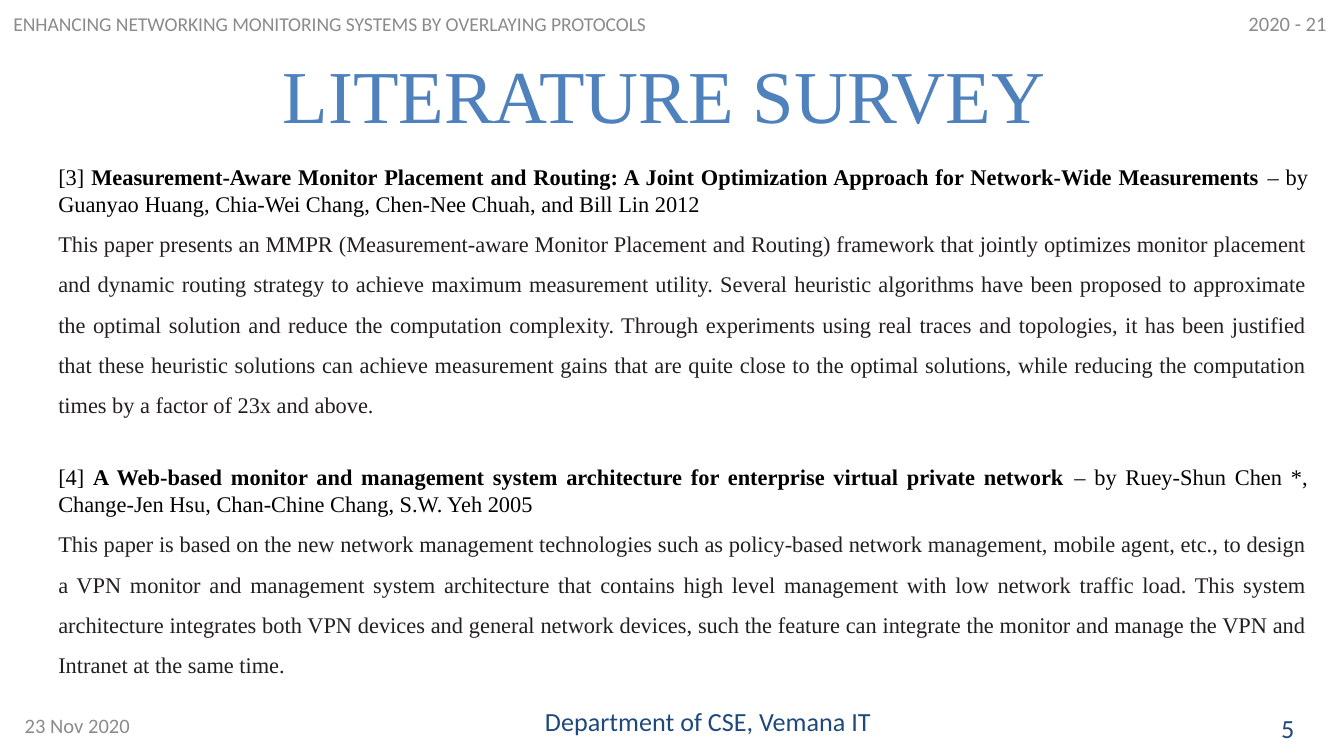
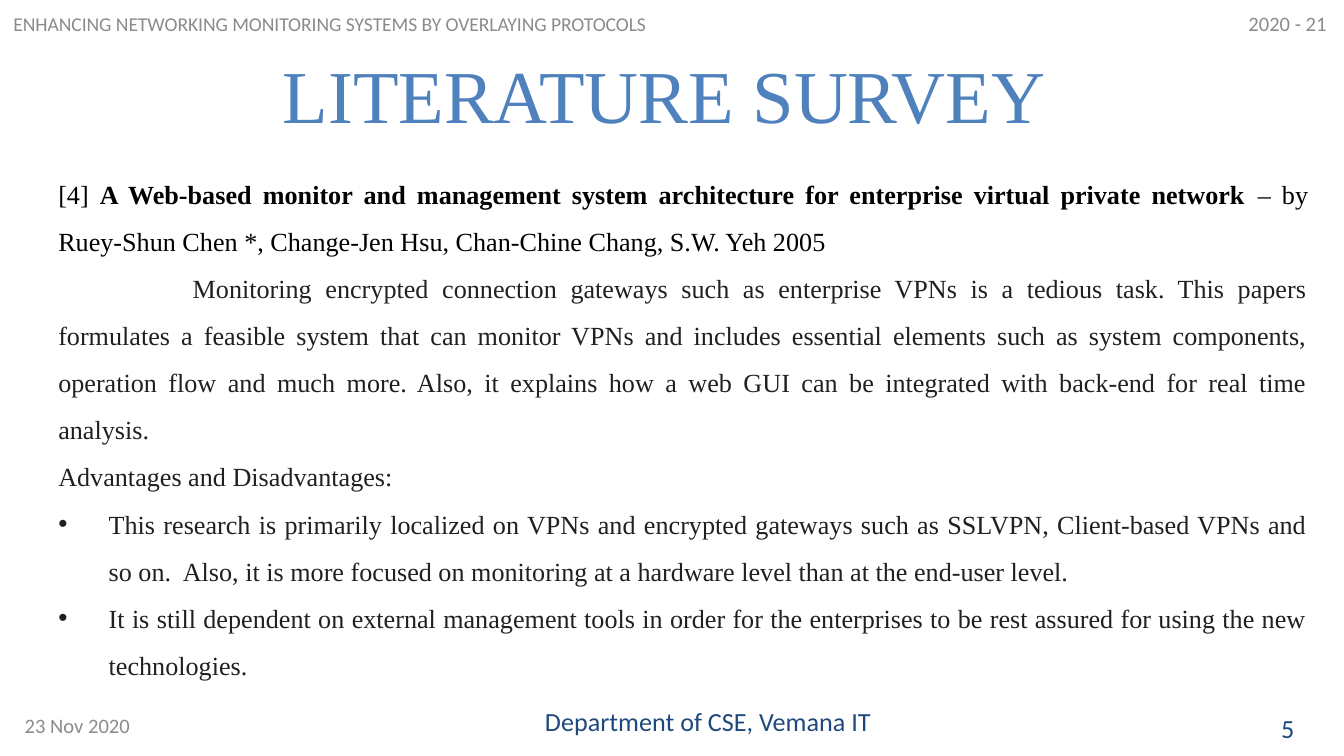
Before and after one commit to rajashreey841/network-monitor, a slide deck: slide 9 of PPT-Review-1.pptx (slide 6 before the commit). Drawn at 1344x756 pixels with LibreOffice and Linux fonts; fonts in the diff are those of the drawing. Boxes give left, top, right and bottom in pixels: in the first picture for what was removed or moved away, otherwise in the second. Text is boxed around its words. In the diff, an @@ line names an element or a change of style, - is before the commit and + after.

```diff
--- a/PPT-Review-1.pptx
+++ b/PPT-Review-1.pptx
@@ text at box(58, 169, 1308, 418): paragraphs removed @@
-[3] Measurement-Aware Monitor Placement and Routing: A Joint Optimization Approach for Network-Wide Measurements – by Guanyao Huang, Chia-Wei Chang, Chen-Nee Chuah, and Bill Lin 2012
-This paper presents an MMPR (Measurement-aware Monitor Placement and Routing) framework that jointly optimizes monitor placement and dynamic routing strategy to achieve maximum measurement utility. Several heuristic algorithms have been proposed to approximate the optimal solution and reduce the computation complexity. Through experiments using real traces and topologies, it has been justified that these heuristic solutions can achieve measurement gains that are quite close to the optimal solutions, while reducing the computation times by a factor of 23x and above.
@@ text at box(58, 185, 1308, 257): size 12 to 14 pt in "[4] A Web-based monitor and management system ..."; line spacing 1 to 1.5 @@
@@ text at box(58, 280, 1306, 681): text changed; size 12 to 14 pt @@
-This paper is based on the new network management technologies such as policy-based network management, mobile agent, etc., to design a VPN monitor and management system architecture that contains high level management with low network traffic load. This system architecture integrates both VPN devices and general network devices, such the feature can integrate the monitor and manage the VPN and Intranet at the same time.
+Monitoring encrypted connection gateways such as enterprise VPNs is a tedious task. This papers formulates a feasible system that can monitor VPNs and includes essential elements such as system components, operation flow and much more. Also, it explains how a web GUI can be integrated with back-end for real time analysis.
+Advantages and Disadvantages:
+• This research is primarily localized on VPNs and encrypted gateways such as SSLVPN, Client-based VPNs and so on. Also, it is more focused on monitoring at a hardware level than at the end-user level.
+• It is still dependent on external management tools in order for the enterprises to be rest assured for using the new technologies.
```
Also in this commit, not shown: 11 other slides changed, 6 slides added, 1 slide removed, 2 other files.
